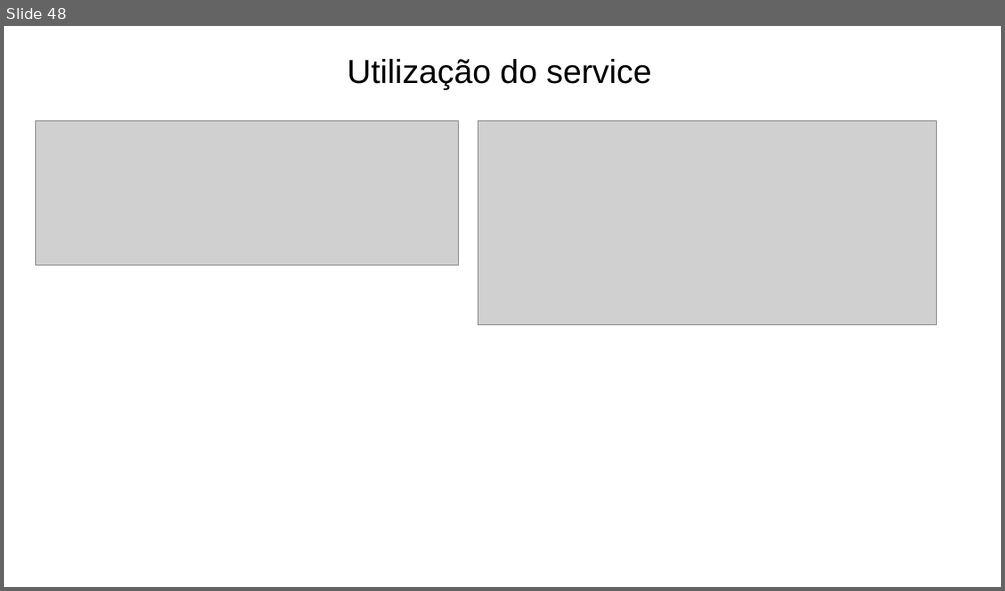
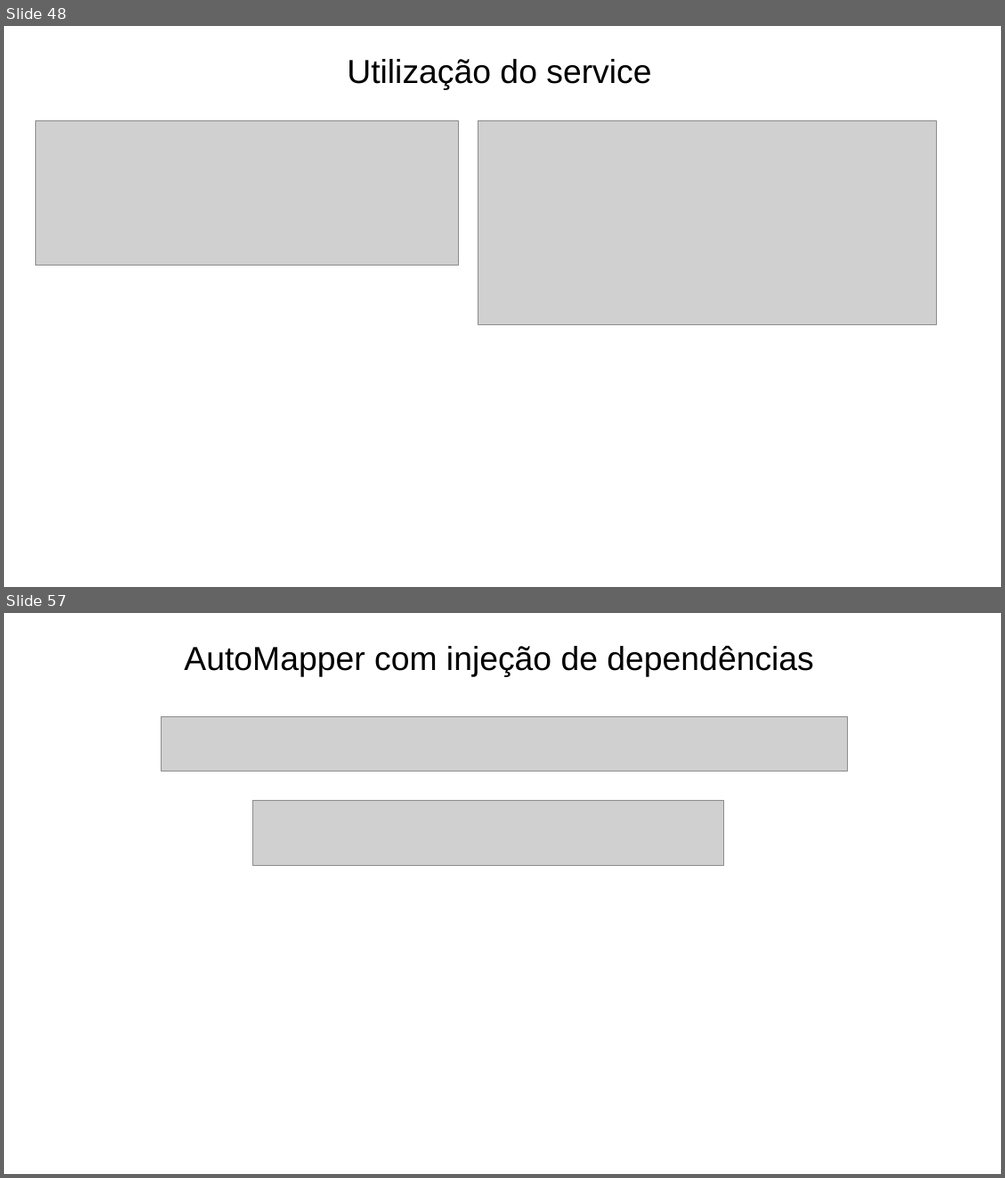
Before and after one commit to prodest/workshop-aspnet-core-mvc, a slide deck: workshop-aspnet-core-mvc.pptx. Shown one above the other, each under a label of ours: slide 48 before the commit, slides 48 and 57 after it; the slides between them are not shown. The pictures are 1005x591 and 1005x1178 pixels, drawn with LibreOffice and Linux fonts; fonts in the diff are those of the drawing; grey boxes stand for pictures; background and template pictures are left out. Boxes give left, top, right and bottom in pixels: in the first picture for what was removed or moved away, otherwise in the second. Text is boxed around its words. In the diff, an @@ line names an element or a change of style, - is before the commit and + after.

Commit message:
Ajustes no startup. Atualização da apresentação com injeção de dependências.

```diff
--- a/workshop-aspnet-core-mvc.pptx
+++ b/workshop-aspnet-core-mvc.pptx
@@ slide 57 added at box(4, 613, 1001, 1174), background #FFFFFF @@
@@ text added at box(184, 645, 813, 676), 32 pt, text #000000 @@
+AutoMapper com injeção de dependências
@@ picture added at box(161, 717, 848, 771) @@
@@ picture added at box(253, 800, 724, 866) @@
```
Also in this commit, not shown: 1 slide changed, 7 other slides added, 2 other files.
